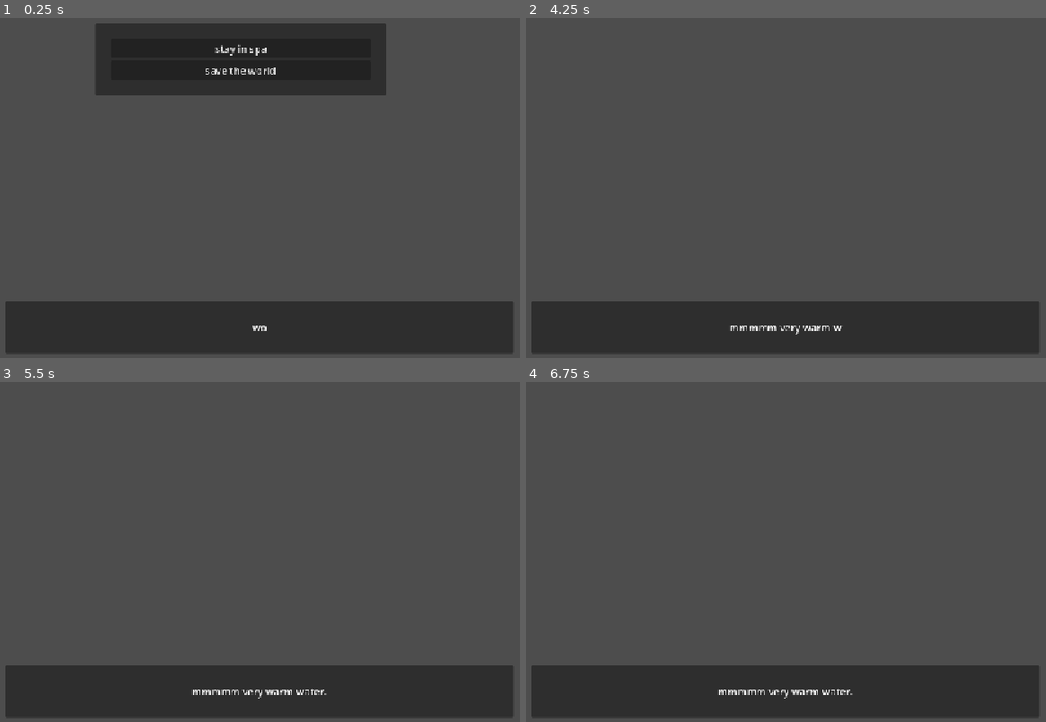
Above: before the commit, frames 1-4 (two rows, left to right).
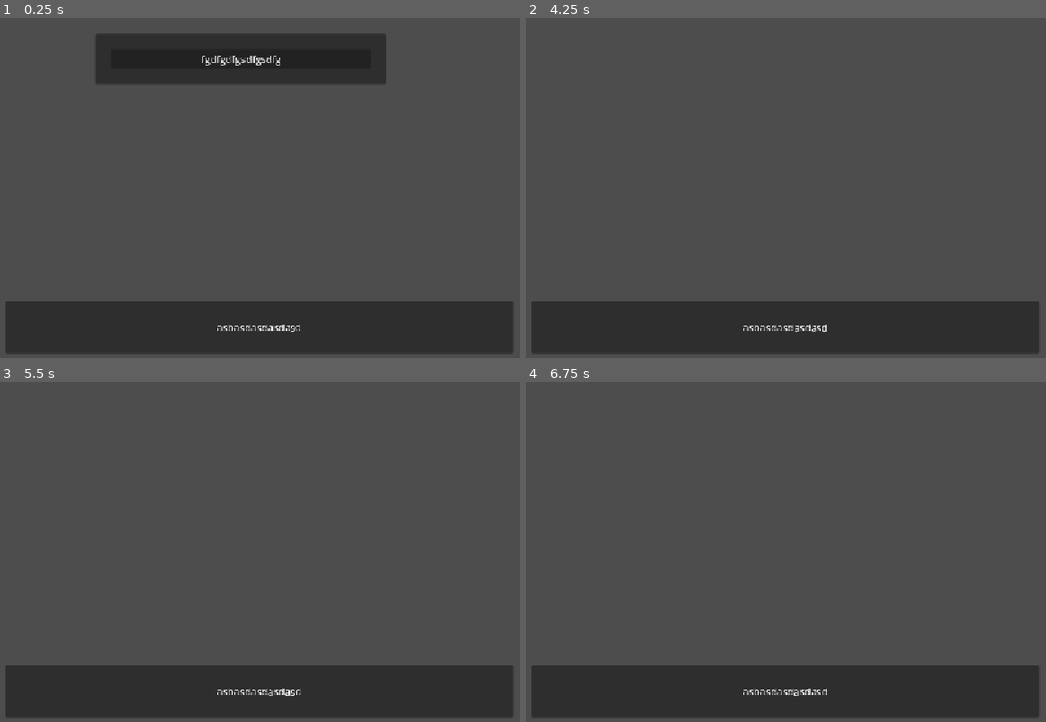
Above: after the commit, the same moments.

Repository: sDANTOSO/apocalypse-monkey
Game: Godot game, scene res://Scenes/game.tscn
Same seed, same stepped clock (60 frames per second), same inputs: the game is played once before the commit and once after it. This scene is started directly instead of the project's main scene.
Inputs (mouse positions are in pixels of both pictures, inside the frame that each line leads up to):
- Up to frame 1 (0.25 s): no input
- Up to frame 2 (4.25 s): click "stay in spa" (after the commit: "fgdfgdfgsdfgsdfg") at 0.5 s; tap Enter at 1.25, 2.75 s; move the mouse to (942, 137) at 1.27 s; press the mouse at (942, 137) at 1.28 s; hold D (right) 1.28-2.03 s; tap Space (jump) at 1.52, 2, 2.27, 3.5, 3.77 s; move the mouse to (640, 174) at 2.02 s; release the mouse at (640, 174) at 2.03 s; hold S (down) 2.03-2.78 s; tap Alt at 2.1 s; move the mouse to (858, 65) at 2.77 s; hold D (right) 2.78-3.53 s; tap Shift at 2.85 s; move the mouse to (749, 235) at 3.52 s; hold W (up) from 3.53 s (still down); click (749, 235) at 3.6 s
- Up to frame 3 (5.5 s): tap Enter at 4.25 s; move the mouse to (473, 579) at 4.27 s; release W (up) at 4.28 s; hold A (left) from 4.28 s (still down); tap Alt at 4.35 s; tap Space (jump) at 4.52, 5, 5.27 s; move the mouse to (41, 460) at 5.02 s; tap Shift at 5.1 s
- Up to frame 4 (6.75 s): move the mouse to (822, 518) at 5.77 s; release A (left) at 5.78 s; press the mouse at (822, 518) at 5.78 s; hold S (down) 5.78-6.53 s; move the mouse to (676, 419) at 6.52 s; release the mouse at (676, 419) at 6.53 s; hold D (right) from 6.53 s (still down); tap Alt at 6.6 s

The runs differ from the first frame. In frame 1, 3.9% of the frame differs, in the area x 18-75%, y 1-93%; in frame 2, 0.2%; in frame 3, 0.3%; in frame 4, 0.3%.
Error before the commit: Invalid assignment of property or key 'sprite_frames' with value of type 'SpriteFrames' on a base object of type 'null instance'. (res://Scripts/story_screen.g…
Error after the commit: Parse Error: Could not find type "story_node" in the current scope. (res://Scripts/story_screen.gd:9)

Commit message:
basic combat setup

Diff:
--- /dev/null
+++ b/apocalypse-monkeyy/Scenes/combat/combat_scene.tscn
@@ -0,0 +1,102 @@
+[gd_scene format=3 uid="uid://doac6r4hof07v"]
+
+[ext_resource type="Texture2D" uid="uid://c24pnuebmac82" path="res://icon.svg" id="1_f5y52"]
+[ext_resource type="Script" uid="uid://dclcmqnw77a3j" path="res://Scripts/combat_player.gd" id="2_5lhq7"]
+[ext_resource type="Texture2D" uid="uid://b7cm6dku50g23" path="res://Sprite Frames/monke.png" id="3_mrnwi"]
+[ext_resource type="Script" uid="uid://rbnuwvqnne6f" path="res://Scripts/Combat_enemy.gd" id="4_5n3eo"]
+[ext_resource type="Script" uid="uid://bdxtjeh1vh84r" path="res://Scripts/combat_projectile_spawn.gd" id="5_unxtp"]
+[ext_resource type="PackedScene" uid="uid://blowpijsicjbs" path="res://Scenes/combat/projectile.tscn" id="6_pvt2f"]
+
+[sub_resource type="RectangleShape2D" id="RectangleShape2D_3xd07"]
+size = Vector2(128, 128)
+
+[sub_resource type="Resource" id="Resource_2ip8y"]
+script = ExtResource("5_unxtp")
+delay_seconds = 2.0
+offset_ratio = 0.0
+metadata/_custom_type_script = "uid://bdxtjeh1vh84r"
+
+[sub_resource type="Resource" id="Resource_f5y52"]
+script = ExtResource("5_unxtp")
+delay_seconds = 2.0
+offset_ratio = 0.2
+metadata/_custom_type_script = "uid://bdxtjeh1vh84r"
+
+[sub_resource type="Resource" id="Resource_5lhq7"]
+script = ExtResource("5_unxtp")
+delay_seconds = 2.0
+offset_ratio = 0.4
+metadata/_custom_type_script = "uid://bdxtjeh1vh84r"
+
+[sub_resource type="Resource" id="Resource_mrnwi"]
+script = ExtResource("5_unxtp")
+delay_seconds = 2.0
+offset_ratio = 0.6
+metadata/_custom_type_script = "uid://bdxtjeh1vh84r"
+
+[sub_resource type="Resource" id="Resource_5n3eo"]
+script = ExtResource("5_unxtp")
+delay_seconds = 0.8
+offset_ratio = 0.8
+metadata/_custom_type_script = "uid://bdxtjeh1vh84r"
+
+[sub_resource type="Resource" id="Resource_unxtp"]
+script = ExtResource("5_unxtp")
+delay_seconds = 2.0
+metadata/_custom_type_script = "uid://bdxtjeh1vh84r"
+
+[node name="Combat_scene" type="Node2D" unique_id=180709005]
+
+[node name="Arena" type="StaticBody2D" parent="." unique_id=1472850135]
+collision_layer = 32
+collision_mask = 128
+
+[node name="ArenaSprite" type="Sprite2D" parent="Arena" unique_id=464992019]
+modulate = Color(0, 0, 0, 1)
+position = Vector2(505, 316)
+scale = Vector2(3.6796875, 3.6796875)
+texture = ExtResource("1_f5y52")
+
+[node name="CollisionShape2D" type="CollisionPolygon2D" parent="Arena" unique_id=343832033]
+build_mode = 1
+polygon = PackedVector2Array(267, 79, 741, 78, 740, 551, 268, 551)
+
+[node name="ArenaTop" type="Marker2D" parent="Arena" unique_id=345424536]
+position = Vector2(506, 79)
+
+[node name="ArenaLeft" type="Marker2D" parent="Arena" unique_id=1714509010]
+position = Vector2(270, 322)
+
+[node name="ArenaBottom" type="Marker2D" parent="Arena" unique_id=1812305472]
+position = Vector2(505, 552)
+
+[node name="ArenaRight" type="Marker2D" parent="Arena" unique_id=929382769]
+position = Vector2(744, 319)
+
+[node name="Player" type="CharacterBody2D" parent="." unique_id=1559910563]
+position = Vector2(493, 335)
+scale = Vector2(0.28125, 0.28125)
+collision_layer = 224
+collision_mask = 32
+script = ExtResource("2_5lhq7")
+
+[node name="Player" type="Sprite2D" parent="Player" unique_id=210700688]
+position = Vector2(17.777775, 15.555603)
+scale = Vector2(1.21605, 1.21605)
+texture = ExtResource("3_mrnwi")
+
+[node name="CollisionShape2D" type="CollisionShape2D" parent="Player" unique_id=57640519]
+shape = SubResource("RectangleShape2D_3xd07")
+
+[node name="Enemy" type="Node2D" parent="." unique_id=719316740 node_paths=PackedStringArray("top", "left", "bottom", "right")]
+script = ExtResource("4_5n3eo")
+projectile_scene = ExtResource("6_pvt2f")
+projectile_datas = Array[ExtResource("5_unxtp")]([SubResource("Resource_2ip8y"), SubResource("Resource_f5y52"), SubResource("Resource_5lhq7"), SubResource("Resource_mrnwi"), SubResource("Resource_5n3eo"), SubResource("Resource_unxtp")])
+top = NodePath("../Arena/ArenaTop")
+left = NodePath("../Arena/ArenaLeft")
+bottom = NodePath("../Arena/ArenaBottom")
+right = NodePath("../Arena/ArenaRight")
+
+[node name="Projectile" parent="Enemy" unique_id=658577423 instance=ExtResource("6_pvt2f")]
+visible = false
+position = Vector2(172, 284)
--- /dev/null
+++ b/apocalypse-monkeyy/Scenes/combat/projectile.tscn
@@ -0,0 +1,31 @@
+[gd_scene format=3 uid="uid://blowpijsicjbs"]
+
+[ext_resource type="Script" uid="uid://blc5pqumir4vd" path="res://Scripts/combat_projectile.gd" id="1_kkdu8"]
+[ext_resource type="Texture2D" uid="uid://c24pnuebmac82" path="res://icon.svg" id="2_hkf3h"]
+
+[sub_resource type="RectangleShape2D" id="RectangleShape2D_jq8tk"]
+size = Vector2(46, 377)
+
+[node name="Projectile" type="Area2D" unique_id=658577423]
+collision_layer = 32
+collision_mask = 64
+script = ExtResource("1_kkdu8")
+speed = 100.0
+
+[node name="CollisionShape2D2" type="CollisionShape2D" parent="." unique_id=2082289259]
+position = Vector2(0, 225.00005)
+shape = SubResource("RectangleShape2D_jq8tk")
+
+[node name="Sprite2D" type="Sprite2D" parent="CollisionShape2D2" unique_id=64118674]
+position = Vector2(0, -453.50006)
+scale = Vector2(0.359375, 2.9453125)
+texture = ExtResource("2_hkf3h")
+
+[node name="CollisionShape2D" type="CollisionShape2D" parent="." unique_id=597488996]
+position = Vector2(0, -228.5)
+shape = SubResource("RectangleShape2D_jq8tk")
+
+[node name="Sprite2D2" type="Sprite2D" parent="CollisionShape2D" unique_id=1073168179]
+position = Vector2(0, 442)
+scale = Vector2(0.359375, 2.7734377)
+texture = ExtResource("2_hkf3h")
--- a/apocalypse-monkeyy/Scenes/story_flow.tscn
+++ b/apocalypse-monkeyy/Scenes/story_flow.tscn
@@ -13,7 +13,7 @@
 
 [node name="Spa" type="Node" parent="." unique_id=2094005159]
 script = ExtResource("1_hoshj")
-text = "mmmmm very warm water."
+text = "mmmmm very [shake]warm[/shake] water."
 animation = ExtResource("3_nmppk")
 metadata/_custom_type_script = "uid://c7waxl6vj1jfc"
 
--- /dev/null
+++ b/apocalypse-monkeyy/Scripts/Combat_enemy.gd
@@ -0,0 +1,63 @@
+extends Node2D
+
+@export var projectile_scene: PackedScene;
+@export var projectile_datas: Array[projectile_spawn];
+
+@export var top: Marker2D;
+@export var left: Marker2D;
+@export var bottom: Marker2D;
+@export var right: Marker2D;
+
+var half_width: float = 0;
+var half_height: float = 0;
+
+var current_delay: float = 0;
+var complete: bool = false;
+
+func _ready() -> void:
+	find_arena_dimensions();
+	if remaining_projectiles():
+		current_delay = projectile_datas[0].delay_seconds;
+
+func find_arena_dimensions():
+	half_width = top.position.x-left.position.x;
+	half_height = left.position.y-top.position.y;
+
+func _process(delta: float) -> void:
+	if complete:
+		return;
+
+	if remaining_projectiles():
+		current_delay-=delta;
+		if current_delay <= 0:
+			var current_data: projectile_spawn = projectile_datas[0];
+
+			var new_proj: Area2D = projectile_scene.instantiate();
+			add_child(new_proj);
+
+			match current_data.dir:
+				current_data.directions.UP:
+					new_proj.global_position = top.global_position;
+					new_proj.global_position.x += half_width * current_data.offset_ratio;
+					new_proj.rotation_degrees = 90 + current_data.angle_offset_degress;
+				current_data.directions.LEFT:
+					new_proj.global_position = left.global_position;
+					new_proj.global_position.y += half_height * current_data.offset_ratio;
+					new_proj.rotation_degrees = 0 + current_data.angle_offset_degress;
+				current_data.directions.DOWN:
+					new_proj.global_position = bottom.global_position;
+					new_proj.global_position.x += half_width * current_data.offset_ratio;
+					new_proj.rotation_degrees = 270 + current_data.angle_offset_degress;
+				current_data.directions.RIGHT:
+					new_proj.global_position = right.global_position;
+					new_proj.global_position.y += half_height * current_data.offset_ratio;
+					new_proj.rotation_degrees = 180 + current_data.angle_offset_degress;
+
+			projectile_datas.remove_at(0);
+			if remaining_projectiles():
+				current_delay = projectile_datas[0].delay_seconds;
+			else:
+				complete = true;
+
+func remaining_projectiles() -> bool:
+	return projectile_datas.size() > 0;
--- /dev/null
+++ b/apocalypse-monkeyy/Scripts/combat_player.gd
@@ -0,0 +1,24 @@
+extends CharacterBody2D
+
+@export var speed: float = 100;
+@export var smoothing: float = 8;
+
+@export var max_health = 3;
+var health = 3;
+
+func _ready() -> void:
+	health = max_health;
+
+func _process(delta: float) -> void:
+	# get input for x and y, move in that direction smoothly
+	var inputX = Input.get_axis("left", "right");
+	var inputY = Input.get_axis("up", "down");
+	var newVel = Vector2(inputX, inputY).normalized() * speed;
+	velocity = lerp(velocity, newVel, smoothing * delta);
+	move_and_slide()
+
+func _damage():
+	health-=1;
+	if health <= 0:
+		print("dead");
+		queue_free();
--- /dev/null
+++ b/apocalypse-monkeyy/Scripts/combat_projectile.gd
@@ -0,0 +1,14 @@
+extends Area2D
+
+@export var speed: float = 50;
+
+func _ready() -> void:
+	body_entered.connect(collision);
+
+func _process(delta: float) -> void:
+	position += transform.x*speed*delta;
+
+func collision(body: Node2D):
+	if "_damage" in body:
+		print("hit");
+		body._damage();
--- /dev/null
+++ b/apocalypse-monkeyy/Scripts/combat_projectile_spawn.gd
@@ -0,0 +1,10 @@
+extends Resource
+class_name projectile_spawn
+
+@export var delay_seconds: float = 1;
+@export var offset_ratio: float = 0.5;# decimal represting distance from top to bottown of arena side
+
+enum directions {LEFT, RIGHT, UP, DOWN}
+@export var dir: directions = directions.LEFT;
+
+@export var angle_offset_degress: float = 0;
--- a/apocalypse-monkeyy/Scripts/story_node.gd
+++ b/apocalypse-monkeyy/Scripts/story_node.gd
@@ -1,5 +1,5 @@
 extends Node
-class_name story_node
+class_name projectile
 
 @export_multiline var text: String;
 @export var choices: Array[String];
--- a/apocalypse-monkeyy/Scripts/text_giver.gd
+++ b/apocalypse-monkeyy/Scripts/text_giver.gd
@@ -4,7 +4,7 @@
 var target_text: String = "";
 @onready var label: RichTextLabel = $Label;
 
-var timeBetweenChars: float = 0.2;
+var timeBetweenChars: float = 0.02;
 var currentDelay: float = 0;
 
 var complete: bool = true;
@@ -20,11 +20,30 @@
 	currentDelay -= delta;
 	if currentDelay<=0:
 		currentDelay = timeBetweenChars;
+		add_char();
 
-		label.text += target_text[0];
-		target_text = target_text.substr(1);
 		if target_text.length()==0:
 			complete = true;
+
+func add_char():
+	# requires function do handle wether it encounters a '[' character for a text effect
+	var new_char: String = target_text[0];
+	var is_an_effect: bool = false;
+
+	if new_char == "[":
+		var text_copy: String = target_text;
+		var full_effect: String = new_char;
+		while !full_effect.ends_with("]") && text_copy.length()>0:
+			full_effect += text_copy[0];
+			text_copy = text_copy.substr(1);
+
+		if text_copy.length()>0:
+			is_an_effect = true;
+			new_char = full_effect;
+			print(new_char);
+
+	label.text+=new_char;
+	target_text = target_text.substr(new_char.length());
 
 func new_text(new_text: String) -> void:
 	complete = false;
--- a/apocalypse-monkeyy/project.godot
+++ b/apocalypse-monkeyy/project.godot
@@ -41,27 +41,34 @@
 left={
 "deadzone": 0.2,
 "events": [Object(InputEventKey,"resource_local_to_scene":false,"resource_name":"","device":-1,"window_id":0,"alt_press …(191 unchanged characters)…
+, Object(InputEventKey,"resource_local_to_scene":false,"resource_name":"","device":-1,"window_id":0,"alt_pressed":false,"shift_pressed":false,"ctrl_pressed":false,"meta_pressed":false,"pressed":false,"keycode":0,"physical_keycode":4194319,"key_label":0,"unicode":0,"location":0,"echo":false,"script":null)
 ]
 }
 right={
 "deadzone": 0.2,
 "events": [Object(InputEventKey,"resource_local_to_scene":false,"resource_name":"","device":-1,"window_id":0,"alt_press …(192 unchanged characters)…
+, Object(InputEventKey,"resource_local_to_scene":false,"resource_name":"","device":-1,"window_id":0,"alt_pressed":false,"shift_pressed":false,"ctrl_pressed":false,"meta_pressed":false,"pressed":false,"keycode":0,"physical_keycode":4194321,"key_label":0,"unicode":0,"location":0,"echo":false,"script":null)
 ]
 }
 up={
 "deadzone": 0.2,
 "events": [Object(InputEventKey,"resource_local_to_scene":false,"resource_name":"","device":-1,"window_id":0,"alt_press …(192 unchanged characters)…
+, Object(InputEventKey,"resource_local_to_scene":false,"resource_name":"","device":-1,"window_id":0,"alt_pressed":false,"shift_pressed":false,"ctrl_pressed":false,"meta_pressed":false,"pressed":false,"keycode":0,"physical_keycode":4194320,"key_label":0,"unicode":0,"location":0,"echo":false,"script":null)
 ]
 }
 down={
 "deadzone": 0.2,
 "events": [Object(InputEventKey,"resource_local_to_scene":false,"resource_name":"","device":-1,"window_id":0,"alt_press …(192 unchanged characters)…
+, Object(InputEventKey,"resource_local_to_scene":false,"resource_name":"","device":-1,"window_id":0,"alt_pressed":false,"shift_pressed":false,"ctrl_pressed":false,"meta_pressed":false,"pressed":false,"keycode":0,"physical_keycode":4194322,"key_label":0,"unicode":0,"location":0,"echo":false,"script":null)
 ]
 }
 
 [layer_names]
 
 2d_physics/layer_1="Character"
+2d_physics/layer_6="Combat_player"
+2d_physics/layer_7="Combat_projectile"
+2d_physics/layer_8="Comat_arena"
 2d_physics/layer_9="Wall"
 
 [physics]
Not shown, added: apocalypse-monkeyy/Scripts/Combat_enemy.gd.uid
Not shown, added: apocalypse-monkeyy/Scripts/combat_player.gd.uid
Not shown, added: apocalypse-monkeyy/Scripts/combat_projectile.gd.uid
Not shown, added: apocalypse-monkeyy/Scripts/combat_projectile_spawn.gd.uid
Not shown, added: apocalypse-monkeyy/Scenes/combat_scene.tscn2518189768.tmp
Not shown, added: apocalypse-monkeyy/Scenes/combat_scene.tscn2524607162.tmp
Not shown, added: apocalypse-monkeyy/Scenes/combat_scene.tscn4040678700.tmp
Not shown, added: apocalypse-monkeyy/Scenes/combat_scene.tscn4045013404.tmp
Not shown, added: apocalypse-monkeyy/Scenes/combat_scene.tscn4565360620.tmp
Not shown, added: apocalypse-monkeyy/Scenes/combat_scene.tscn5315209432.tmp
Not shown, added: apocalypse-monkeyy/Scenes/combat_scene.tscn5328453153.tmp
Not shown, added: apocalypse-monkeyy/Scenes/combat_scene.tscn5368054537.tmp
